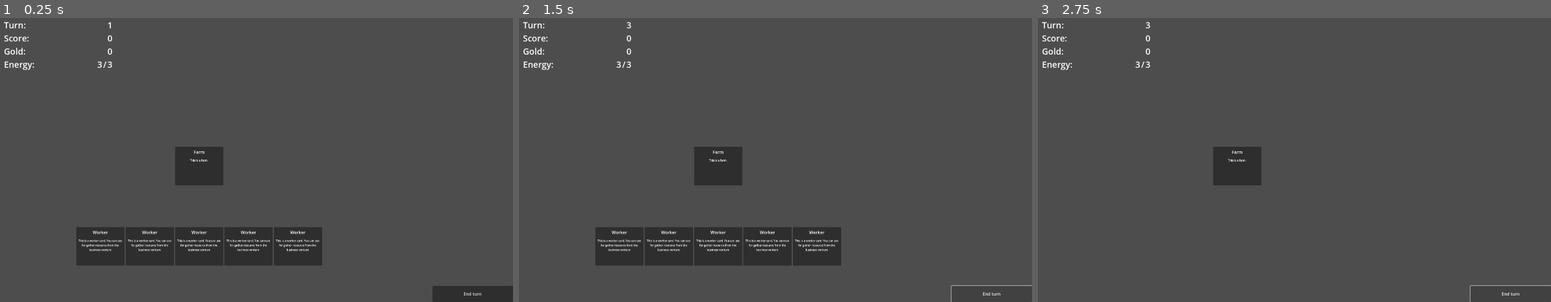
Above: before the commit, frames 1-3 (left to right).
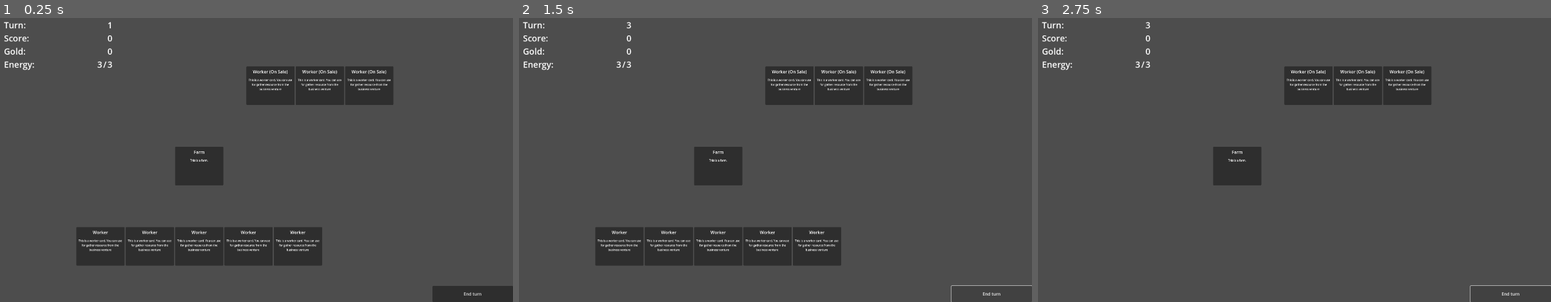
Above: after the commit, the same moments.

Repository: KirkPig/umbrella-corp
Game: Godot game, scene res://System/S_Main.tscn
Two runs of this game, one before a commit and one after it. Both use one fixed random seed, a clock stepped at 60 frames per second and the inputs below.
Inputs:
- Up to frame 1 (0.25 s): no input
- Up to frame 2 (1.5 s): click "End turn" at 0.5 s; click "End turn" at 1.25 s
- Up to frame 3 (2.75 s): click "End turn" at 2 s

The runs differ from the first frame. In frame 1, 3.6% of the frame differs, in the area x 47-77%, y 17-31%; in frame 2, 3.6%; in frame 3, 3.6%.

Commit message:
feat: added shop to the game

Diff:
--- a/Card/GD_Card.gd
+++ b/Card/GD_Card.gd
@@ -2,6 +2,7 @@
 class_name Card
 
 signal selection_change
+signal is_buy(card: Card)
 
 @onready var label_name : Label = $Card/Container/Name
 @onready var label_description : Label = $Card/Container/Description
@@ -20,7 +21,14 @@
 	get:
 		return card_description
 
-var in_shop : bool = false
+var in_shop : bool = false:
+	set(value):
+		in_shop = value
+		if in_shop:
+			label_name.text = card_name + " (On Sale)"
+		else:
+			label_name.text = card_name
+var shop_price : int = 2
 
 var is_selected : bool:
 	set(value):
@@ -43,6 +51,9 @@
 		selected()
 
 func selected():
+	if in_shop:
+		emit_signal("is_buy", self)
+		return
 	is_selected = !is_selected
 	emit_signal("selection_change")
 
--- a/System/GD_GameManager.gd
+++ b/System/GD_GameManager.gd
@@ -6,9 +6,11 @@
 @export var contract_turn : int = 3
 @export var target_score : int = 500
 
-@onready var deck = $Deck
 @onready var field = $Field
 @onready var hand = $Hand
+@onready var shop = $Shop
+
+@onready var deck = $Deck
 @onready var discarded = $Discard
 @onready var played = $Played
 
@@ -41,11 +43,10 @@
 
 # Called when the node enters the scene tree for the first time.
 func _ready() -> void:
-	start_game()
 	action_list.btn_sell_pressed.connect(action_sell)
 	action_list.btn_discard_pressed.connect(action_discard)
 	action_list.btn_end_pressed.connect(end_turn)
-	pass # Replace with function body.
+	start_game()
 
 # Called every frame. 'delta' is the elapsed time since the previous frame.
 func _process(delta: float) -> void:
@@ -60,20 +61,31 @@
 	added_business_field()
 	start_new_turn()
 
+func create_worker_card() -> WorkerCard:
+	var card : WorkerCard = worker_card.instantiate()
+	card.is_buy.connect(action_buy)
+	return card
+
+func create_business_card() -> BusinessCard:
+	var card : BusinessCard = business_card.instantiate()
+	card.is_buy.connect(action_buy)
+	card.selected_work.connect(action_work)
+	return card
+
 func added_start_deck():
 	for i in 10:
-		var card = worker_card.instantiate()
+		var card = create_worker_card()
 		deck.add_child(card)
 
 func added_business_field():
-	var card : BusinessCard = business_card.instantiate()
+	var card : BusinessCard = create_business_card()
 	field.add_child(card)
-	card.selected_work.connect(action_work)
 
 func start_new_turn():
 	energy = max_energy
 	reset_deck()
 	fill_hand()
+	reset_shop()
 
 func reset_deck():
 	for card in discarded.get_children():
@@ -102,6 +114,16 @@
 	for card in hand.get_children():
 		discard(card)
 
+func reset_shop():
+	for card in shop.get_children():
+		shop.remove_child(card)
+		if is_instance_valid(card):
+			card.queue_free()
+	for i in 3:
+		var card = create_worker_card()
+		shop.add_child(card)
+		card.in_shop = true
+
 func get_selected_card() -> Array[Card]:
 	var selected_card : Array[Card]
 	for card in hand.get_children():
@@ -130,7 +152,28 @@
 	for card in cards:
 		discard(card)
 
-# Actions
+func free_played_card():
+	for card in played.get_children():
+		played.remove_child(card)
+		if is_instance_valid(card):
+			card.queue_free()
+
+func end_turn():
+	reset_hand()
+	free_played_card()
+	if turn >= contract_turn:
+		check_win_condition()
+	else:
+		turn = turn + 1
+		start_new_turn()
+
+func check_win_condition():
+	if score >= target_score:
+		print("You win")
+	else:
+		print("You lose")
+
+# Section: Actions
 func action_work(business: BusinessCard):
 	var selected_card = get_selected_card()
 
@@ -178,22 +221,12 @@
 	energy = energy - action_list.energy_cost_sell
 	action_list.reset_list()
 
-func action_buy():
-	pass
+func action_buy(card: Card):
+	if card.shop_price > gold:
+		return
+	card.in_shop = false
+	gold = gold - card.shop_price
+	card.reparent(hand)
 
 func action_research():
 	pass
-
-func end_turn():
-	reset_hand()
-	if turn >= contract_turn:
-		check_win_condition()
-	else:
-		turn = turn + 1
-		start_new_turn()
-
-func check_win_condition():
-	if score >= target_score:
-		print("You win")
-	else:
-		print("You lose")
--- a/System/S_Main.tscn
+++ b/System/S_Main.tscn
@@ -30,6 +30,13 @@
 offset_top = 800.0
 offset_right = 1450.0
 offset_bottom = 1050.0
+alignment = 1
+
+[node name="Shop" type="HBoxContainer" parent="."]
+offset_left = 500.0
+offset_top = 200.0
+offset_right = 1900.0
+offset_bottom = 450.0
 alignment = 1
 
 [node name="Discard" type="Control" parent="."]
